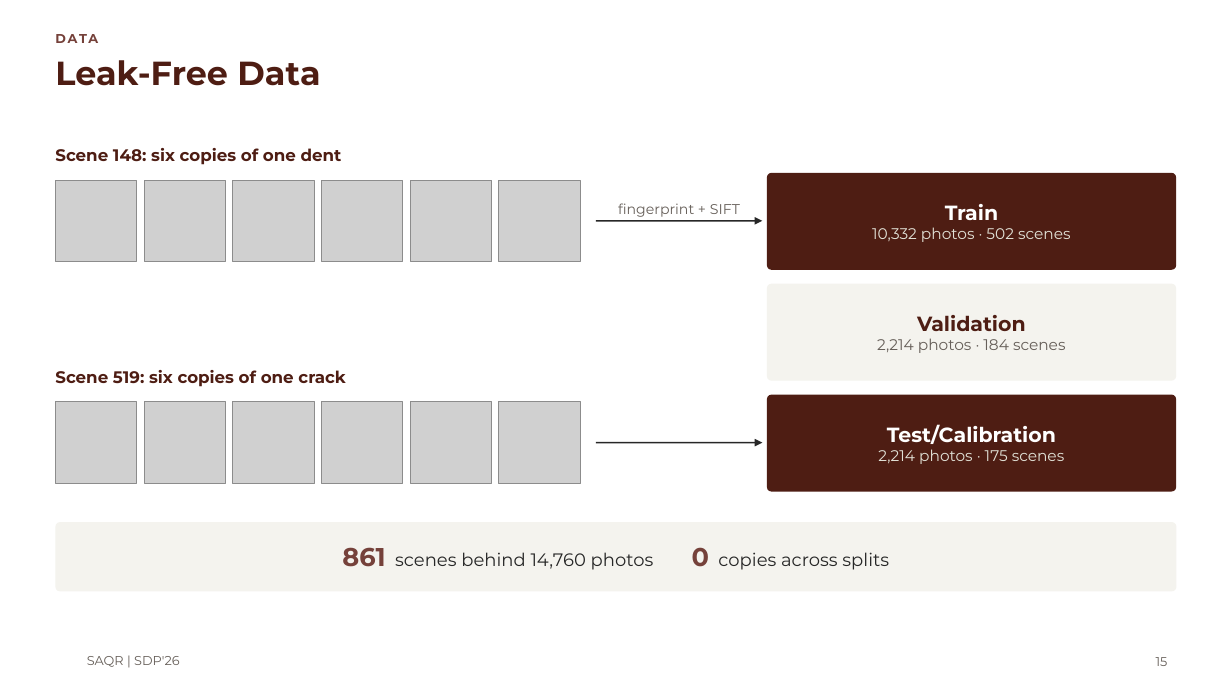
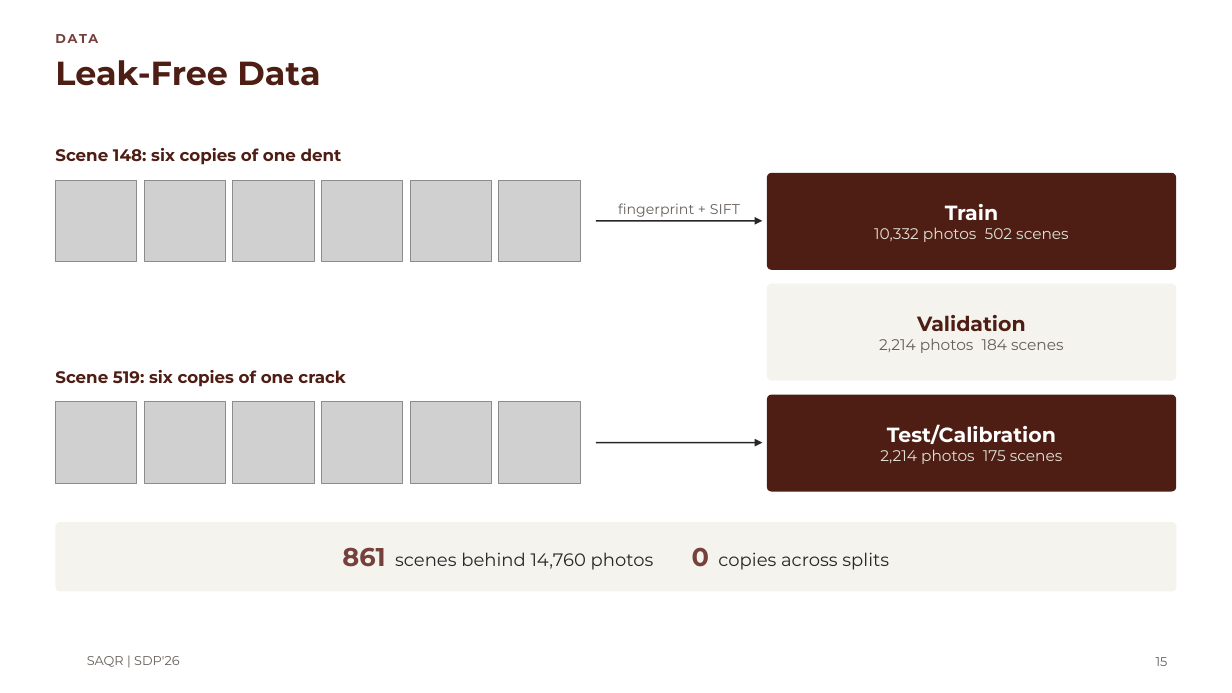
Before and after one commit to MASAR-AUS/SAQR, a slide deck: slide 15 of SAQR CMP490 Presentation.pptx. Drawn at 1232x693 pixels with LibreOffice and Linux fonts; fonts in the diff are those of the drawing; grey boxes stand for pictures; background and template pictures are left out. Boxes give left, top, right and bottom in pixels: in the first picture for what was removed or moved away, otherwise in the second. Text is boxed around its words. In the diff, an @@ line names an element or a change of style, - is before the commit and + after.

```diff
--- a/SAQR CMP490 Presentation.pptx
+++ b/SAQR CMP490 Presentation.pptx
@@ text in rounded rectangle at (x1=874, y1=227, x2=1069, y2=242): text changed @@
-10,332 photos · 502 scenes
+10,332 photos 502 scenes
@@ text in rounded rectangle at (x1=879, y1=338, x2=1064, y2=353): text changed @@
-2,214 photos · 184 scenes
+2,214 photos 184 scenes
@@ text in rounded rectangle at (x1=880, y1=449, x2=1063, y2=464): text changed @@
-2,214 photos · 175 scenes
+2,214 photos 175 scenes
```
Also in this commit, not shown: 36 other slides changed, 4 slides added, 4 other files.
